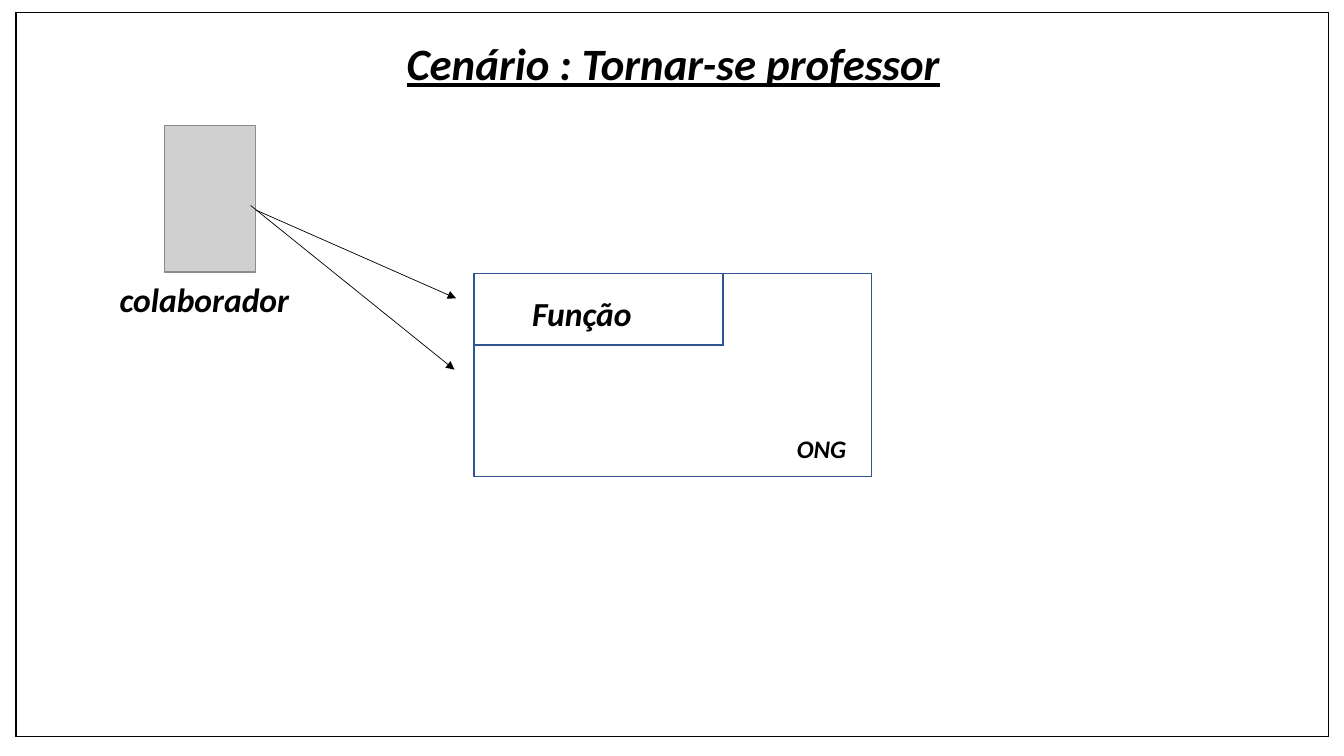
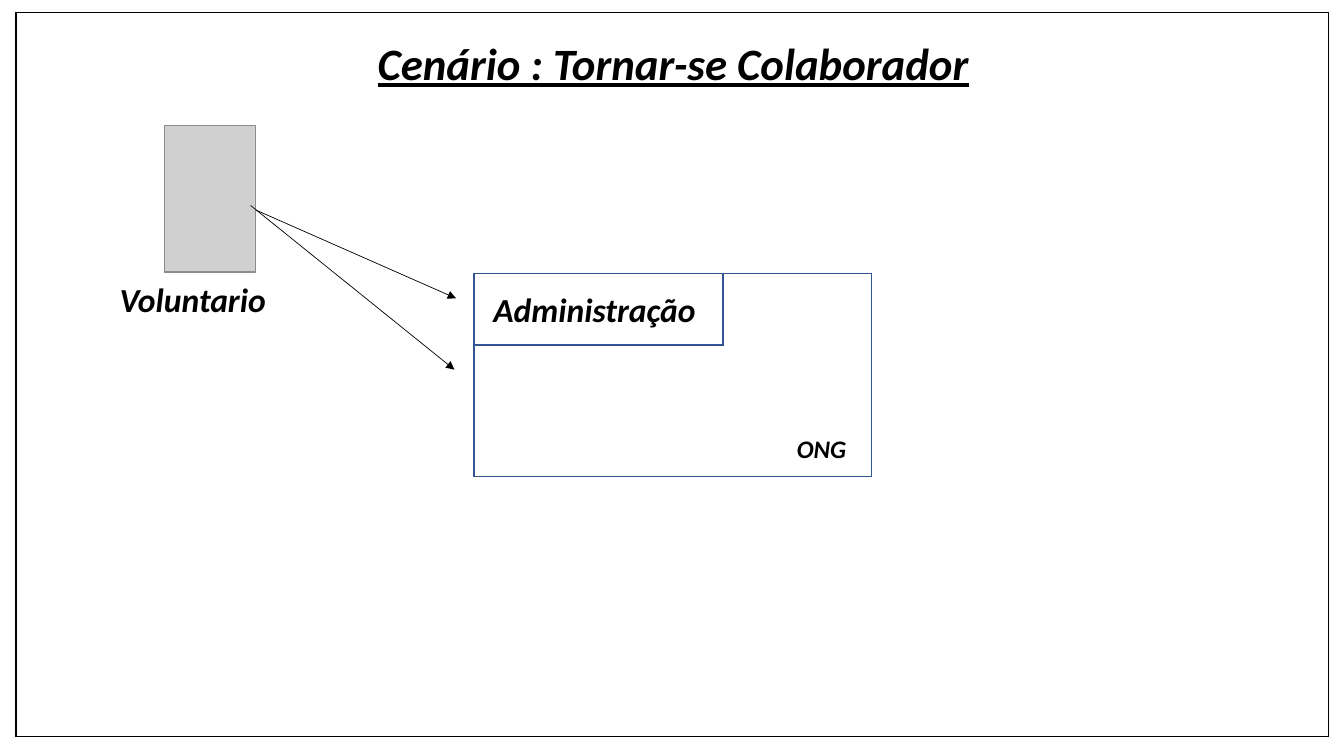
Before and after one commit to Ney-Rocha/OPE-3-semestre, a slide deck: slide 8 of cenario_de_negocio.pptx. Drawn at 1344x756 pixels with LibreOffice and Linux fonts; fonts in the diff are those of the drawing; grey boxes stand for pictures. Boxes give left, top, right and bottom in pixels: in the first picture for what was removed or moved away, otherwise in the second. Text is boxed around its words. In the diff, an @@ line names an element or a change of style, - is before the commit and + after.

```diff
--- a/cenario_de_negocio.pptx
+++ b/cenario_de_negocio.pptx
@@ text at bbox=[378, 48, 968, 87]: text changed @@
-Cenário : Tornar-se professor
+Cenário : Tornar-se Colaborador
@@ text at bbox=[120, 288, 266, 313]: text changed @@
-colaborador
+Voluntario
@@ text at bbox=[493, 298, 695, 328]: text changed @@
-Função
+Administração
```
Also in this commit, not shown: 8 other slides changed, 7 slides added, 2 slides removed.
